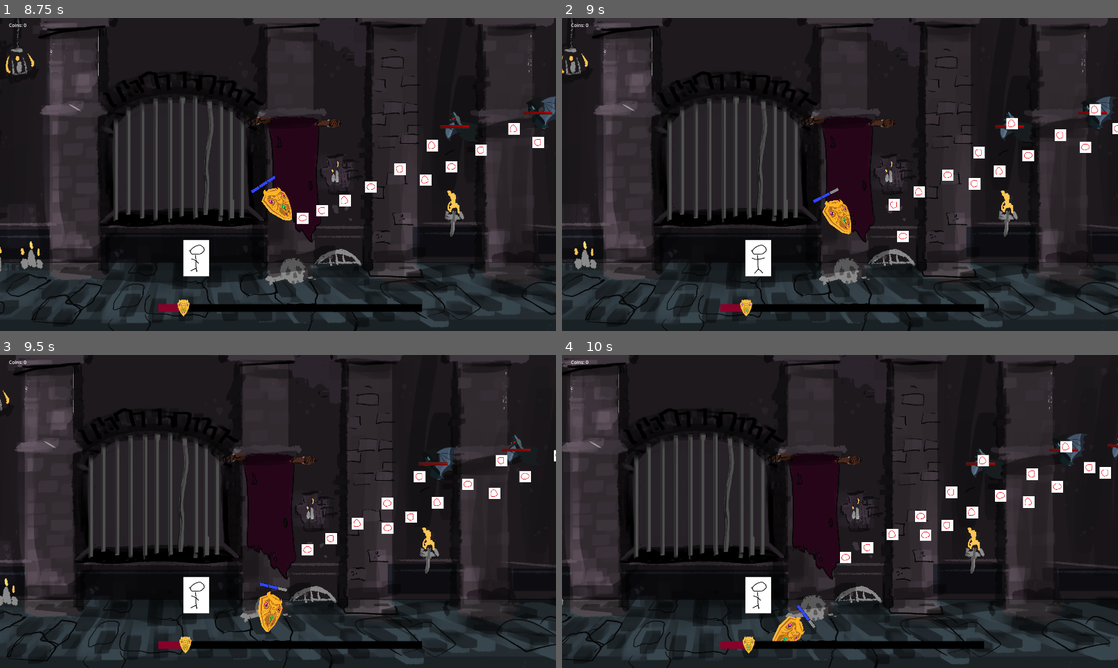
Above: before the commit, frames 1-4 (two rows, left to right).
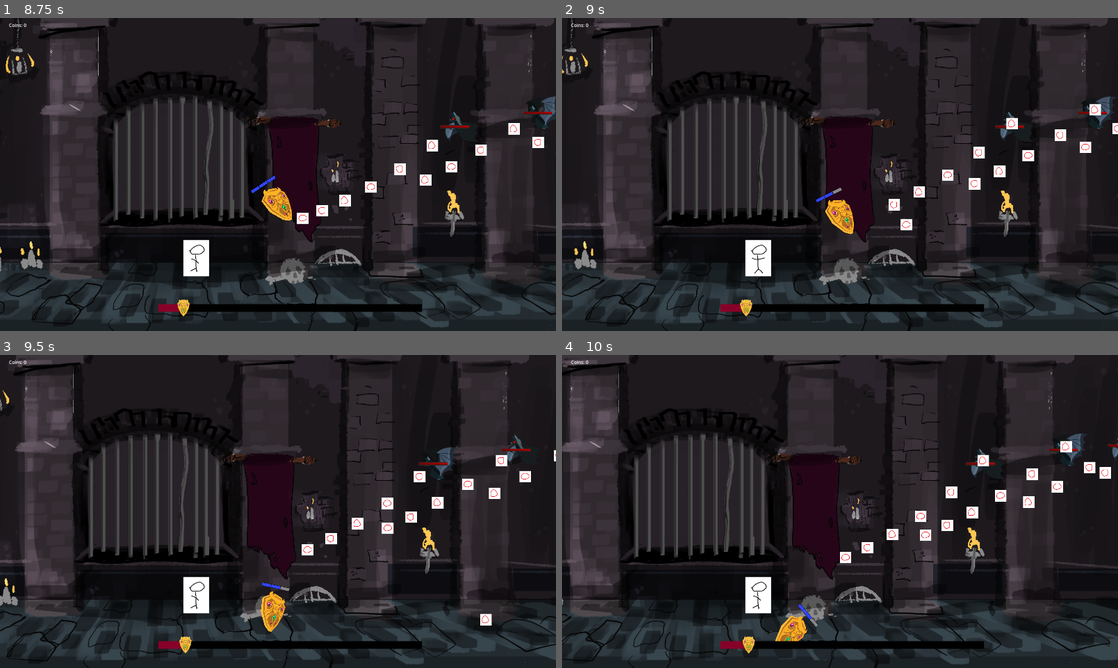
Above: after the commit, the same moments.

Repository: Cookie-Tin-Studios/Heroes-Shield
Game: Godot game, scene res://scenes/menu/main_menu.tscn
Two runs of this game, one before a commit and one after it. Both use one fixed random seed, a clock stepped at 60 frames per second and the inputs below.
Inputs (mouse positions are in pixels of both pictures, inside the frame that each line leads up to):
- Up to frame 1 (8.75 s): click "New Game" at 0.5 s; move the mouse to (400, 158) at 1.27 s; hold Right (ui_right) 1.28-2.03 s; click (400, 158) at 1.35 s; move the mouse to (166, 190) at 2.02 s; hold Down (ui_down) 2.03-2.78 s; click (166, 190) at 2.1 s; move the mouse to (333, 105) at 2.77 s; hold Right (ui_right) 2.78-3.53 s; click (333, 105) at 2.85 s; move the mouse to (250, 237) at 3.52 s; hold Up (ui_up) 3.53-4.28 s; click (250, 237) at 3.6 s; move the mouse to (444, 221) at 4.27 s; hold Left (ui_left) 4.28-5.78 s; click (444, 221) at 4.35 s; move the mouse to (111, 127) at 5.02 s; click (111, 127) at 5.1 s; move the mouse to (305, 174) at 5.77 s; hold Down (ui_down) 5.78-6.53 s; click (305, 174) at 5.85 s; move the mouse to (194, 96) at 6.52 s; hold Right (ui_right) 6.53-7.28 s; click (194, 96) at 6.6 s; move the mouse to (400, 158) at 7.27 s; hold Up (ui_up) 7.28-8.03 s; click (400, 158) at 7.35 s; move the mouse to (166, 190) at 8.02 s; hold Right (ui_right) from 8.03 s (still down); click (166, 190) at 8.1 s
- Up to frame 2 (9 s): move the mouse to (895, 105) at 8.77 s; release Right (ui_right) at 8.78 s; hold Down (ui_down) from 8.78 s (still down); click (895, 105) at 8.85 s
- Up to frame 3 (9.5 s): keep holding Down (ui_down)
- Up to frame 4 (10 s): move the mouse to (812, 574) at 9.52 s; release Down (ui_down) at 9.53 s; hold Left (ui_left) from 9.53 s (still down); click (812, 574) at 9.6 s

Frame 1 is identical in both runs. In frame 2, 0.5% of the frame differs, in the area x 45-63%, y 54-72%; in frame 3, 0.5%; in frame 4, 0.4%.

Commit message:
merge in radial reflections with spherical reflections

Diff:
--- a/scenes/shield.tscn
+++ b/scenes/shield.tscn
@@ -7,15 +7,15 @@
 [ext_resource type="Texture2D" uid="uid://dwpkqpico3ci5" path="res://assets/sprites/shield_health/empty_shield.png" id="5_hynbo"]
 
 [sub_resource type="CircleShape2D" id="CircleShape2D_awwms"]
-radius = 213.009
+radius = 241.002
 
 [sub_resource type="CapsuleShape2D" id="CapsuleShape2D_1kshu"]
 radius = 74.0
 height = 270.0
 
 [sub_resource type="CapsuleShape2D" id="CapsuleShape2D_6ih55"]
-radius = 68.0
-height = 278.0
+radius = 60.0
+height = 250.0
 
 [node name="Shield" type="CharacterBody2D"]
 z_index = 10
@@ -42,7 +42,7 @@
 shape = SubResource("CapsuleShape2D_1kshu")
 
 [node name="Physical CollisionShape2D" type="CollisionShape2D" parent="."]
-position = Vector2(6, 2)
+position = Vector2(8, 8)
 shape = SubResource("CapsuleShape2D_6ih55")
 
 [node name="HealthBar" type="Node2D" parent="."]
--- a/scripts/shield/shield.gd
+++ b/scripts/shield/shield.gd
@@ -140,23 +140,24 @@
 		deflect_projectile(projectile)
 
 func deflect_projectile(projectile: RigidBody2D) -> void:
-	# Mark the projectile as parried
 	projectile.parried = true
 
-	# Switch collision layers: remove from player collisions (layer 1), add to mob collisions (layer 3)
+	# Collision layers
 	projectile.set_collision_layer_value(1, false)
 	projectile.set_collision_mask_value(1, false)
 	projectile.set_collision_layer_value(3, true)
 	projectile.set_collision_mask_value(3, true)
 
-	# Compute reflection from the *shield’s center* to the projectile’s position
-	# so it bounces "away" from the shield.
 	var normal = (projectile.global_position - global_position).normalized()
+	var bounced_vel = projectile.linear_velocity.bounce(normal)
 
-	# Reflect the projectile’s velocity around that normal
-	var new_velocity = projectile.linear_velocity.bounce(normal)
+	# Weighted blend: e.g. 70% real reflection, 30% guaranteed radial outward
+	var radial_out = normal * 1000.0
+	var alpha = 0.7  # 70% reflection, 30% radial
 
-	# Dramatic speed boost for satisfying parry
-	new_velocity *= 10.0
+	var new_velocity = bounced_vel.lerp(radial_out, 1.0 - alpha)
+
+	# 5) Multiply the final velocity by 10 for that big "ping"
+	new_velocity *= 5.0
 
 	projectile.linear_velocity = new_velocity
